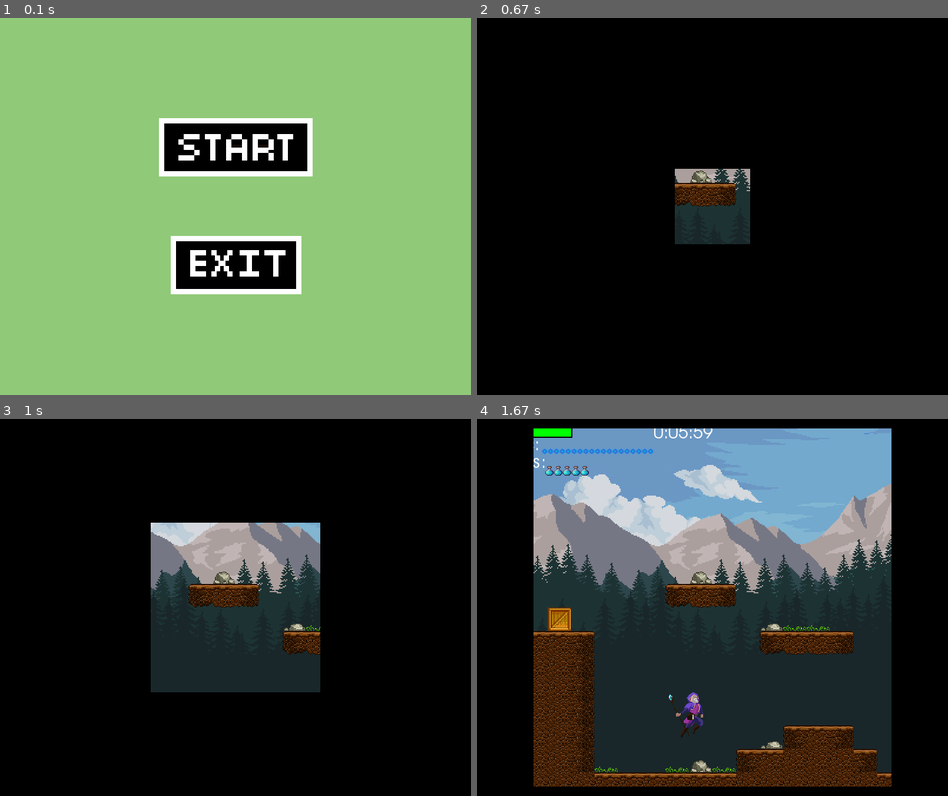
Above: before the commit, frames 1-4 (two rows, left to right).
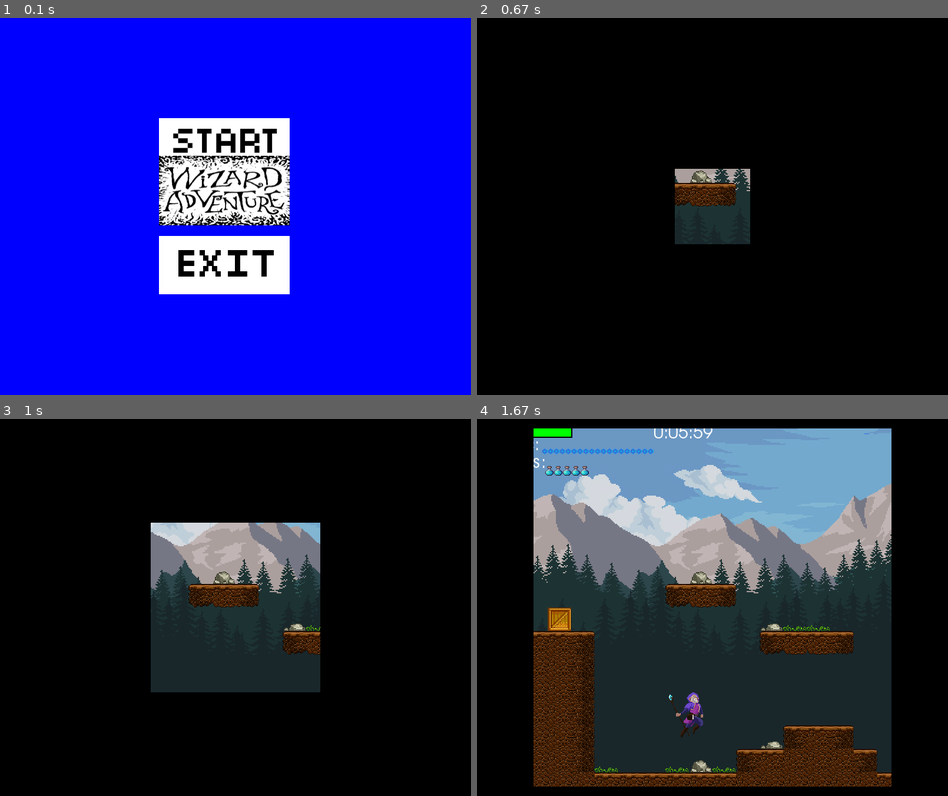
Above: after the commit, the same moments.

Repository: RGarc335/ShootingPyGame
Game: pygame game, started from MainGame.py
Same seed, same stepped clock (60 frames per second), same inputs: the game is played once before the commit and once after it.
Inputs (mouse positions are in pixels of both pictures, inside the frame that each line leads up to):
- Up to frame 1 (0.1 s): no input
- Up to frame 2 (0.67 s): click (703, 172) at 0.38 s
- Up to frame 3 (1 s): tap Space at 0.67 s
- Up to frame 4 (1.67 s): hold D 1-1.47 s; hold W from 1.5 s (still down)

The runs differ from the first frame. In frame 1, 97% of the frame differs, in the area x 0-100%, y 0-100%; in frame 2, nothing differs; in frame 3, nothing differs; in frame 4, nothing differs.

Commit message:
Score System Changes, and name change, and button changes

Diff:
--- a/Bullet.py
+++ b/Bullet.py
@@ -23,11 +23,11 @@
                 self.kill()
         # check collision with characters
         if pygame.sprite.spritecollide(player, bullet_group, False):
-            if player.alive:
+            if player.is_alive:
                 player.health -= 5
                 self.kill()
         for enemy in enemy_group:
             if pygame.sprite.spritecollide(enemy, bullet_group, False):
-                if enemy.alive:
+                if enemy.is_alive:
                     enemy.health -= 25
                     self.kill()
--- a/MainGame.py
+++ b/MainGame.py
@@ -102,6 +102,7 @@
 RED = (255, 0, 0)
 WHITE = (255, 255, 255)
 GREEN = (0, 255, 0)
+BLUE = (0, 0, 255)
 BLACK = (0, 0, 0)
 PINK = (235, 65, 54)
 
@@ -109,11 +110,17 @@
 font = pygame.font.SysFont('Futura', 30)
 
 #timer clock
-timer_sec = 360
+set_max_time = config.get("TIMER")
+timer_sec = set_max_time
 timer_text = font.render("02:00", True, (255, 255, 255))
 timer = pygame.USEREVENT + 1
 pygame.time.set_timer(timer, 1000)
 current_best_time = 0
+current_time = 0
+
+#score system
+score_text = font.render("000000", True, (255, 255, 255))
+
 
 def draw_text(text, font, text_col, x, y):
 	img = font.render(text, True, text_col)
@@ -121,7 +128,7 @@
 
 
 def draw_bg():
-	screen.fill(BG)
+	screen.fill(BLUE)
 	width = sky_img.get_width()
 	for x in range(5):
 		screen.blit(sky_img, ((x * width) - bg_scroll * 0.5, 0))
@@ -150,12 +157,28 @@
 	return data
 
 
+class Score:
+	def __init__(self, enemy_groups, levels_completed):
+		self.enemy_list = enemy_groups
+		self.enemy_score = 0
+		self.levels = levels_completed
+		self.score = 0
+		self.enemy_base_score = config.get("ENEMY_SCORE")
+		self.level_base_score = config.get("LEVEL_SCORE")
+
+	def get_current_score(self):
+		for sprite_e in self.enemy_list:
+			if not Soldier.is_sprite_alive(sprite_e):
+				self.enemy_score += self.enemy_base_score
+			self.enemy_list.remove(sprite_e)
+		self.score = (self.levels * self.level_base_score) + self.enemy_score
+		return self.score
 
 
 class Soldier(pygame.sprite.Sprite):
 	def __init__(self, char_type, x, y, scale, speed, ammo, grenades):
 		pygame.sprite.Sprite.__init__(self)
-		self.alive = True
+		self.is_alive = True
 		self.char_type = char_type
 		self.speed = speed
 		self.ammo = ammo
@@ -305,7 +328,7 @@
 
 
 	def ai(self):
-		if self.alive and player.alive:
+		if self.is_alive and player.is_alive:
 			if self.idling == False and random.randint(1, 200) == 1:
 				self.update_action(0)#0: idle
 				self.idling = True
@@ -357,8 +380,6 @@
 			else:
 				self.frame_index = 0
 
-
-
 	def update_action(self, new_action):
 		#check if the new action is different to the previous one
 		if new_action != self.action:
@@ -367,21 +388,21 @@
 			self.frame_index = 0
 			self.update_time = pygame.time.get_ticks()
 
-
-
 	def check_alive(self):
 		if self.health <= 0:
 			self.health = 0
 			self.speed = 0
-			self.alive = False
+			self.is_alive = False
 			self.update_action(3)
 
+	def is_sprite_alive(self):
+		return self.is_alive
 
 	def draw(self):
 		screen.blit(pygame.transform.flip(self.image, self.flip, False), self.rect)
 
 
-class World():
+class World:
 	def __init__(self):
 		self.obstacle_list = []
 
@@ -470,7 +491,7 @@
 
 		#check collision with characters
 		if pygame.sprite.spritecollide(player, bullet_group, False):
-			if player.alive:
+			if player.is_alive:
 				player.health -= 5
 				self.kill()
 		for enemy in enemy_group:
@@ -594,8 +615,10 @@
 		if self.fade_counter >= SCREEN_WIDTH:
 			fade_complete = True
 		if fade_complete and self.colour == PINK:
-			draw_text('Current Time: ' + str(current_best_time) + ' seconds', font, WHITE, SCREEN_WIDTH // 5 - 100, 30)
-		# 	draw_text('High Score Time: ' + timer_text, font, WHITE, SCREEN_WIDTH // 5 - 100, 70)
+			end_score = Score(enemy_group.sprites(), level)
+			draw_text('Current Time: ' + str(current_time) + ' seconds', font, WHITE, SCREEN_WIDTH // 5 - 100, 30)
+			draw_text('Current Best Time: ' + str(current_best_time) + ' seconds', font, WHITE, SCREEN_WIDTH // 5 - 100, 70)
+			draw_text('Current Score: ' + str(end_score.get_current_score()), font, WHITE, SCREEN_WIDTH // 5 - 100, 110)
 
 		return fade_complete
 
@@ -607,7 +630,7 @@
 
 #create buttons
 start_button = button.Button(SCREEN_WIDTH // 2 - 130, SCREEN_HEIGHT // 2 - 150, start_img, 1)
-exit_button = button.Button(SCREEN_WIDTH // 2 - 110, SCREEN_HEIGHT // 2 + 50, exit_img, 1)
+exit_button = button.Button(SCREEN_WIDTH // 2 - 130, SCREEN_HEIGHT // 2 + 50, exit_img, 1)
 restart_button = button.Button(SCREEN_WIDTH // 2 - 100, SCREEN_HEIGHT // 2 - 50, restart_img, 2)
 
 #create sprite groups
@@ -637,7 +660,6 @@
 player, health_bar = world.process_data(world_data)
 
 
-
 run = True
 while run:
 
@@ -645,7 +667,7 @@
     #Start and Exit Screen
 	if start_game == False:
 		#draw menu
-		screen.fill(BG)
+		screen.fill(BLUE)
 		#add buttons
 		if start_button.draw(screen):
 			start_game = True
@@ -669,7 +691,7 @@
 			screen.blit(grenade_img, (115 + (x * 15), 80))
 
 		#start Timer for when player is alive
-		if player.alive:
+		if player.is_alive:
 			screen.blit(timer_text, (300, 10))
 
 		player.update()
@@ -703,7 +725,7 @@
 				intro_fade.fade_counter = 0
 
 		#update player actions
-		if player.alive:
+		if player.is_alive:
 			#shoot bullets
 			if shoot:
 				player.shoot(True)
@@ -745,6 +767,7 @@
 					death_fade.fade_counter = 0
 					start_intro = True
 					bg_scroll = 0
+					level = 1
 					world_data = reset_level()
 					#load in level data and create world
 					with open(f'level{level}_data.csv', newline='') as csvfile:
@@ -755,21 +778,22 @@
 					world = World()
 					player, health_bar = world.process_data(world_data)
 
-
 	for event in pygame.event.get():
 		#quit game
 		if event.type == pygame.QUIT:
 			run = False
-		if event.type == timer and player.alive:  # checks for timer event
+		if event.type == timer and player.is_alive and start_game == True:  # checks for timer event
 			if timer_sec > 0:
 				timer_sec -= 1
 				timer_text = font.render(str(datetime.timedelta(seconds=timer_sec)), True, (255, 255, 255))
 			else:
 				pygame.time.set_timer(timer, 0)  # turns off timer event
-		if event.type == timer and not player.alive:
-			if timer_sec != 360:
-				current_best_time = timer_sec
-			timer_sec = 360
+		if event.type == timer and not player.is_alive:
+			if timer_sec != set_max_time:
+				current_time = set_max_time - timer_sec
+				if current_time <= current_best_time or current_best_time == 0:
+					current_best_time = current_time
+			timer_sec = set_max_time
 		#keyboard presses
 		if event.type == pygame.KEYDOWN:
 			if event.key == pygame.K_a:
@@ -780,7 +804,7 @@
 				shoot = True
 			if event.key == pygame.K_q:
 				grenade = True
-			if event.key == pygame.K_w and player.alive:
+			if event.key == pygame.K_w and player.is_alive:
 				player.jump = True
 				jump_fx.play()
 			if event.key == pygame.K_ESCAPE:
--- a/config.yaml
+++ b/config.yaml
@@ -7,6 +7,7 @@
 #define game variables
 GRAVITY : 0.75
 SCROLL_THRESH : 200
+TIMER: 360
 ROWS : 16
 COLS : 150
 TILE_TYPES : 21
@@ -16,6 +17,8 @@
 level : 1
 start_game : False
 start_intro : False
+ENEMY_SCORE: 200
+LEVEL_SCORE: 50
 
 #define player action variables
 moving_left : False
--- a/level3_data.csv
+++ b/level3_data.csv
@@ -12,5 +12,5 @@
 -1,-1,-1,-1,-1,-1,-1,3,4,4,4,4,4,5,-1,-1,-1,-1,-1,-1,-1,-1,-1,-1,-1,-1,-1,-1,-1,-1,-1,-1,-1,-1,-1,-1,-1,-1,-1,-1,-1,-1, …(323 unchanged characters)…
 -1,-1,-1,-1,-1,-1,-1,3,4,4,4,4,4,5,-1,-1,-1,-1,-1,-1,-1,-1,-1,-1,-1,-1,-1,-1,-1,-1,-1,-1,-1,-1,-1,-1,-1,-1,-1,-1,-1,-1, …(323 unchanged characters)…
 -1,-1,-1,-1,-1,-1,-1,3,4,4,4,4,4,5,-1,-1,-1,-1,-1,-1,-1,-1,-1,-1,-1,-1,-1,-1,-1,-1,-1,-1,-1,-1,-1,-1,-1,-1,-1,-1,-1,-1, …(323 unchanged characters)…
--1,-1,-1,-1,-1,-1,-1,3,4,4,4,4,4,5,-1,-1,-1,-1,-1,-1,12,-1,-1,16,-1,14,14,14,-1,-1,-1,-1,-1,-1,-1,-1,-1,-1,-1,-1,-1,-1,-1,-1,-1,-1,-1,-1,-1,-1,-1,-1,-1,-1,-1,-1,-1,-1,-1,-1,-1,-1,-1,-1,-1,-1,-1,-1,-1,-1,-1,-1,-1,-1,-1,-1,-1,-1,-1,-1,-1,-1,-1,-1,-1,-1,-1,-1,-1,-1,-1,-1,-1,-1,-1,-1,-1,-1,-1,-1,-1,-1,-1,-1,-1,-1,-1,-1,-1,-1,-1,-1,-1,-1,-1,-1,-1,-1,-1,-1,-1,-1,-1,-1,-1,-1,-1,-1,-1,-1,-1,-1,-1,-1,-1,-1,-1,-1,-1,-1,-1,-1,-1,-1,-1,-1,-1,-1,-1,-1
+-1,-1,-1,-1,-1,-1,-1,3,4,4,4,4,4,5,-1,-1,-1,-1,-1,-1,12,-1,-1,16,-1,14,14,14,-1,-1,16,-1,-1,16,-1,-1,-1,-1,16,-1,16,-1,-1,16,-1,-1,-1,16,-1,-1,-1,-1,-1,-1,-1,16,-1,-1,-1,-1,-1,-1,-1,-1,-1,-1,-1,-1,-1,-1,-1,-1,-1,-1,-1,-1,-1,-1,-1,-1,-1,-1,-1,-1,-1,-1,-1,-1,-1,-1,-1,-1,-1,-1,-1,-1,-1,-1,-1,-1,-1,-1,-1,16,-1,-1,-1,-1,-1,-1,-1,-1,-1,-1,-1,16,-1,-1,-1,-1,-1,-1,-1,-1,-1,-1,-1,-1,-1,-1,-1,-1,-1,-1,-1,-1,-1,-1,-1,-1,-1,-1,-1,-1,-1,-1,-1,-1,-1,20
 -1,-1,-1,-1,-1,-1,-1,3,4,4,4,4,4,5,9,9,9,9,9,1,0,0,0,0,0,0,0,0,0,0,0,0,0,0,0,0,0,0,0,0,0,0,0,0,0,0,0,0,0,0,0,0,0,0,0,0, …(187 unchanged characters)…
Binary file changed: img/exit_btn.png
Binary file changed: img/start_btn.png
